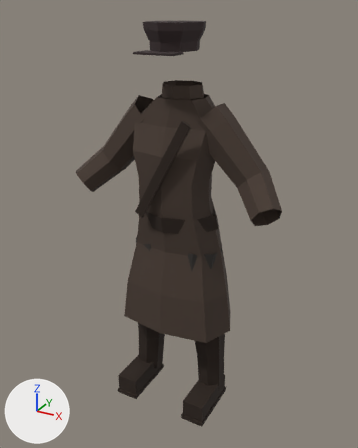
Two versions of the glTF model docs/art/assets/projet/tenue_marley_officier_lod1.glb, one commit apart.
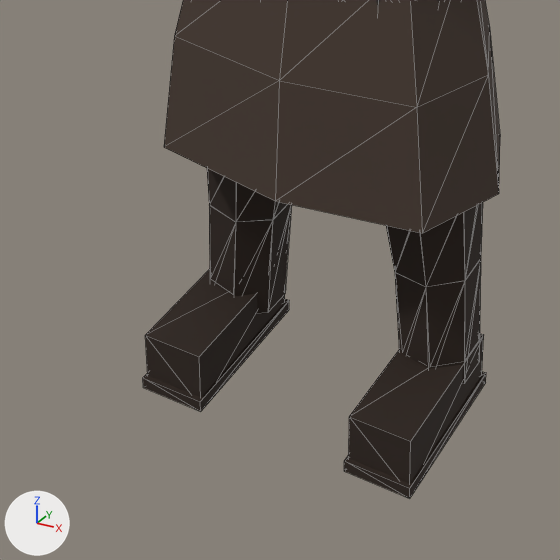
The first picture shows the older version from a camera (50 mm lens) standing at (0.967, -1.776, 1.764) and looking at (0.006, -0.028, 0.89). The close-ups show the older and then the newer version on the part from 20% to 70% of the width and 60% to 100% of the height of that picture. Only the edits that show in the close-ups are written down. The axes (+X, +Y, +Z) are drawn at lower left. The lights are the same throughout. The close-ups show mesh edges as thin lines. Vertices at exactly the same position are counted once.

The older version as bpy lines, for what is in view:
```python
me_calf_l = bpy.data.meshes.new('calf_l')
me_calf_l.from_pydata(...)  # 49 vertices, 70 faces; spans x 0.065..0.233, y -0.112..0.066, z 0.057..0.492
# faces by material slot: [28, 42]
me_calf_l.materials.append(mat_cuir)  # black #2a1d14
me_calf_l.materials.append(mat_pantalon)  # black #2e2b28
me_calf_r = bpy.data.meshes.new('calf_r')
me_calf_r.from_pydata(...)  # 49 vertices, 70 faces; spans x -0.239..-0.072, y -0.112..0.066, z 0.057..0.494
# faces by material slot: [28, 42]
me_calf_r.materials.append(mat_cuir)  # black #2a1d14
me_calf_r.materials.append(mat_pantalon)  # black #2e2b28
me_foot_l = bpy.data.meshes.new('foot_l')
me_foot_l.from_pydata(...)  # 16 vertices, 24 faces; spans x 0.126..0.234, y -0.225..0.045, z 0.0..0.1
me_foot_l.materials.append(mat_cuir)  # black #2a1d14
me_foot_r = bpy.data.meshes.new('foot_r')
me_foot_r.from_pydata(...)  # 16 vertices, 24 faces; spans x -0.234..-0.126, y -0.225..0.045, z 0.0..0.1
me_foot_r.materials.append(mat_cuir)  # black #2a1d14
me_pelvis = bpy.data.meshes.new('pelvis')
me_pelvis.from_pydata(...)  # 40 vertices, 48 faces; spans x -0.271..0.271, y -0.199..0.139, z 0.42..0.97
# faces by material slot: [16, 32]
me_pelvis.materials.append(mat_cuir)  # black #2a1d14
me_pelvis.materials.append(mat_veste)  # brown #46382f
ob_calf_l = bpy.data.objects.new('calf_l', me_calf_l)
ob_calf_l.location = (0.0, 0.0, 0.0)
ob_calf_r = bpy.data.objects.new('calf_r', me_calf_r)
ob_calf_r.location = (0.0, 0.0, 0.0)
ob_foot_l = bpy.data.objects.new('foot_l', me_foot_l)
ob_foot_l.location = (0.0, 0.0, 0.0)
ob_foot_r = bpy.data.objects.new('foot_r', me_foot_r)
ob_foot_r.location = (0.0, 0.0, 0.0)
ob_pelvis = bpy.data.objects.new('pelvis', me_pelvis)
ob_pelvis.location = (0.0, 0.0, 0.0)
```
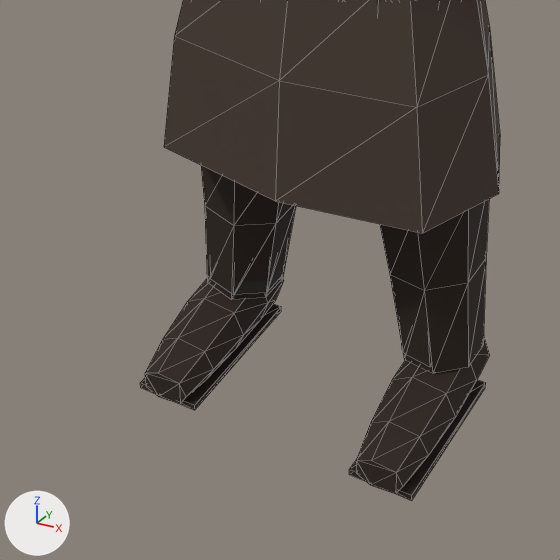
Diff of the bpy script that builds the scene:
```diff
--- a/docs/art/assets/projet/tenue_marley_officier_lod1.glb.py
+++ b/docs/art/assets/projet/tenue_marley_officier_lod1.glb.py
@@ me_calf_l @@
 # used by ob_calf_l; location = (0.0, 0.0, 0.0)
-me_calf_l.from_pydata(...)  # 49 vertices, 70 faces; spans x 0.065..0.233, y -0.112..0.066, z 0.057..0.492
+me_calf_l.from_pydata(...)  # 49 vertices, 75 faces; spans x 0.062..0.237, y -0.112..0.076, z 0.084..0.492
+# me_calf_l part 1
+# 1 vertex is removed from x 0.135, y 0.04, z 0.057
+# 3 faces are deleted
+# 20 vertices move from x 0.072..0.233, y -0.09..0.066, z 0.057..0.407 to x 0.062..0.237, y -0.1..0.076, z 0.084..0.408
+# 1 vertex is added at (0.14, 0.042, 0.086)
+# 8 new faces join them, mat_cuir (black #2a1d14)
 me_calf_l.materials.append(mat_cuir)
@@ me_calf_r @@
 # used by ob_calf_r; location = (0.0, 0.0, 0.0)
-me_calf_r.from_pydata(...)  # 49 vertices, 70 faces; spans x -0.239..-0.072, y -0.112..0.066, z 0.057..0.494
+me_calf_r.from_pydata(...)  # 49 vertices, 75 faces; spans x -0.244..-0.071, y -0.112..0.076, z 0.085..0.494
+# me_calf_r part 2
+# 1 vertex is removed from x -0.215, y 0.04, z 0.062
+# 3 faces are deleted
+# 20 vertices move from x -0.239..-0.08, y -0.09..0.066, z 0.057..0.407 to x -0.244..-0.071, y -0.1..0.076, z 0.085..0.408
+# 1 vertex is added at (-0.22, 0.042, 0.094)
+# 8 new faces join them, mat_cuir (black #2a1d14)
 me_calf_r.materials.append(mat_cuir)
@@ me_foot_l @@
 # used by ob_foot_l; location = (0.0, 0.0, 0.0)
-me_foot_l.from_pydata(...)  # 16 vertices, 24 faces; spans x 0.126..0.234, y -0.225..0.045, z 0.0..0.1
+me_foot_l.from_pydata(...)  # 43 vertices, 78 faces; spans x 0.135..0.243, y -0.232..0.04, z 0.0..0.119
+# me_foot_l part 3: a new loose piece, a box spanning x 0.136..0.238, y -0.227..0.035, z 0.0..0.01, in mat_cuir (black #2a1d14)
+# me_foot_l part 4: the loose piece of 8 vertices spanning x 0.13..0.23, y -0.218..0.038, z 0.0..0.1 is rebuilt with 35 vertices and now spans x 0.135..0.243, y -0.232..0.04, z 0.001..0.119
+# me_foot_l part 5: the loose piece of 8 vertices spanning x 0.126..0.234, y -0.225..0.045, z 0.0..0.02 is deleted
 me_foot_l.materials.append(mat_cuir)
@@ me_foot_r @@
 # used by ob_foot_r; location = (0.0, 0.0, 0.0)
-me_foot_r.from_pydata(...)  # 16 vertices, 24 faces; spans x -0.234..-0.126, y -0.225..0.045, z 0.0..0.1
+me_foot_r.from_pydata(...)  # 43 vertices, 78 faces; spans x -0.239..-0.131, y -0.232..0.04, z 0.0..0.119
+# me_foot_r part 6: a new loose piece, a box spanning x -0.238..-0.136, y -0.227..0.035, z 0.0..0.01, in mat_cuir (black #2a1d14)
+# me_foot_r part 7: the loose piece of 8 vertices spanning x -0.23..-0.13, y -0.218..0.038, z 0.0..0.1 is rebuilt with 35 vertices and now spans x -0.239..-0.131, y -0.232..0.04, z 0.001..0.119
+# me_foot_r part 8: the loose piece of 8 vertices spanning x -0.234..-0.126, y -0.225..0.045, z 0.0..0.02 is deleted
 me_foot_r.materials.append(mat_cuir)
```

What differs and where, as boxes [x1, y1, x2, y2] in the close-ups (560 x 560 px):
'calf_l', reshaped (12% wider)
    before: [386, 202, 483, 384]
    after: [380, 199, 489, 374]
'foot_l', reshaped
    before: [344, 333, 486, 498]
    after: [349, 337, 490, 501]
'foot_r', reshaped
    before: [143, 269, 289, 411]
    after: [140, 279, 284, 410]
'calf_r', reshaped (12% wider, 8% shorter)
    before: [207, 169, 292, 314]
    after: [201, 166, 296, 300]
part 3 of me_foot_l, added
    after: [349, 380, 486, 501]
part 4 of me_foot_l, rebuilt
    before: [349, 333, 484, 483]
    after: [356, 337, 490, 494]
part 5 of me_foot_l, deleted
    before: [344, 371, 486, 498]
part 6 of me_foot_r, added
    after: [140, 304, 281, 410]
part 7 of me_foot_r, rebuilt
    before: [145, 269, 285, 397]
    after: [145, 279, 284, 404]
part 8 of me_foot_r, deleted
    before: [143, 299, 289, 411]
